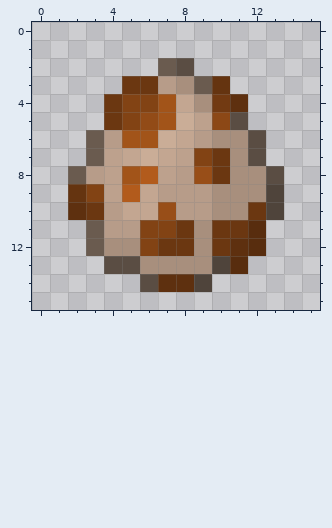
Pixel-art sprite: textures/items/egg_gremlin.png. The first picture shows the starting point.
The file is 16x16 pixels. Colours within 5 levels of each other are drawn and written as one.
Now the later version:
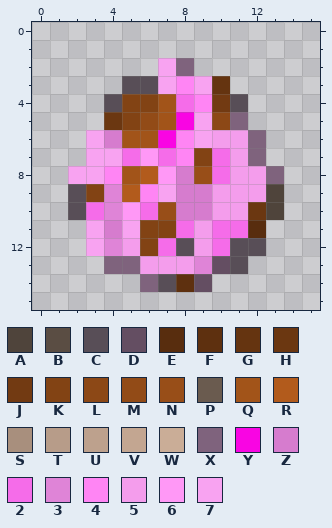
Palette (. is transparent): A #4f443b  B #5a4d43  C #584e57  D #644e62  E #582d0e  F #5e300f  G #653410  H #6b3711  J #723a12  K #824314  L #8c4816  M #924b17  N #984e18  P #6a5b4f  Q #a25419  R #b25b1c  S #a88f7d  T #b79c89  U #bda18d  V #c3a691  W #caad97  X #7f637d  Y #f905e3  Z #d67cce  2 #f56ce9  3 #df84d7  4 #ff85f4  5 #f49dec  6 #ff98f6  7 #f8a3f1
Edits made:
Changed rows in their new state; - is an unchanged pixel.
first column x 2:
 2 -----7X-----
 3 ---CC747----
 4 --C---24-C--
 5 ------Y7-X--
 6 -7Z--Y4755X-
 7 -772624-25X-
 8 774--6Z-255X
 9 C-3-47ZZ555-
10 C2362-ZZ55--
11 -7Z7--2522--
12 -735-2C52CC-
13 --XX5553DC--
14 ----XC-D----
